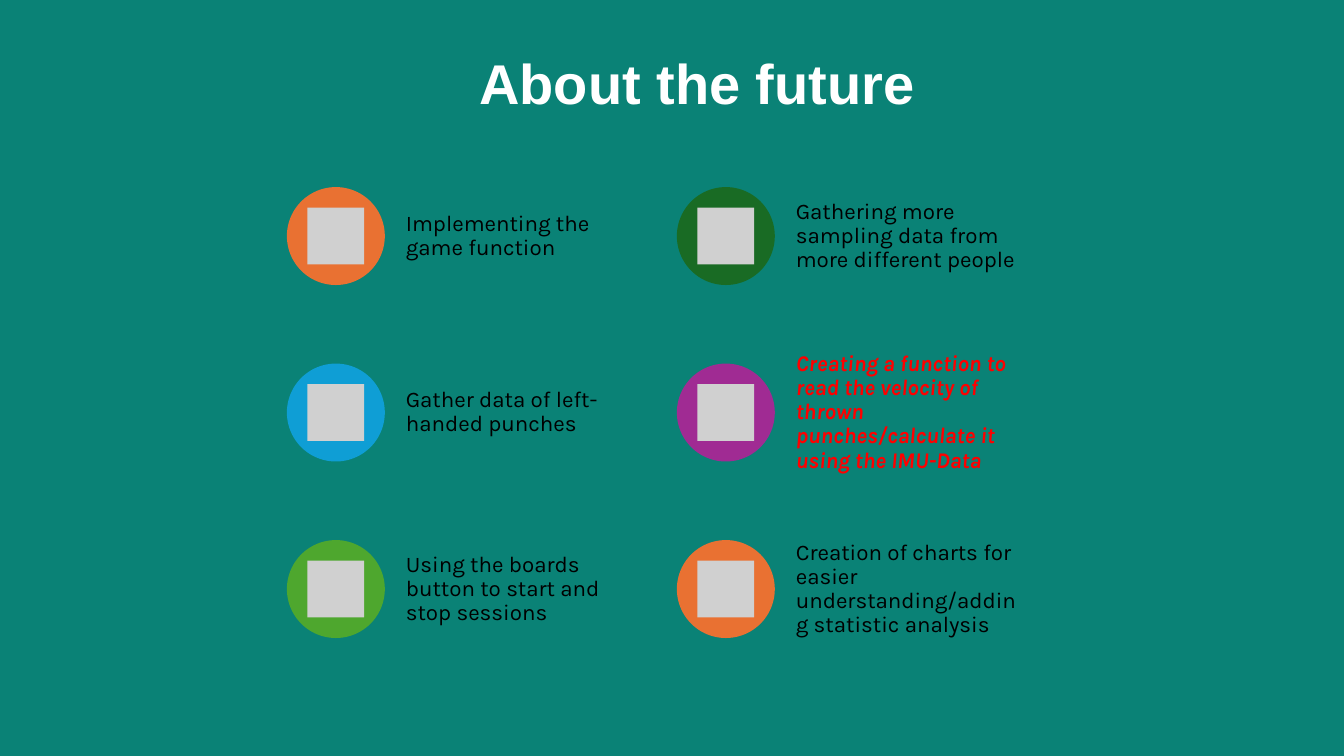
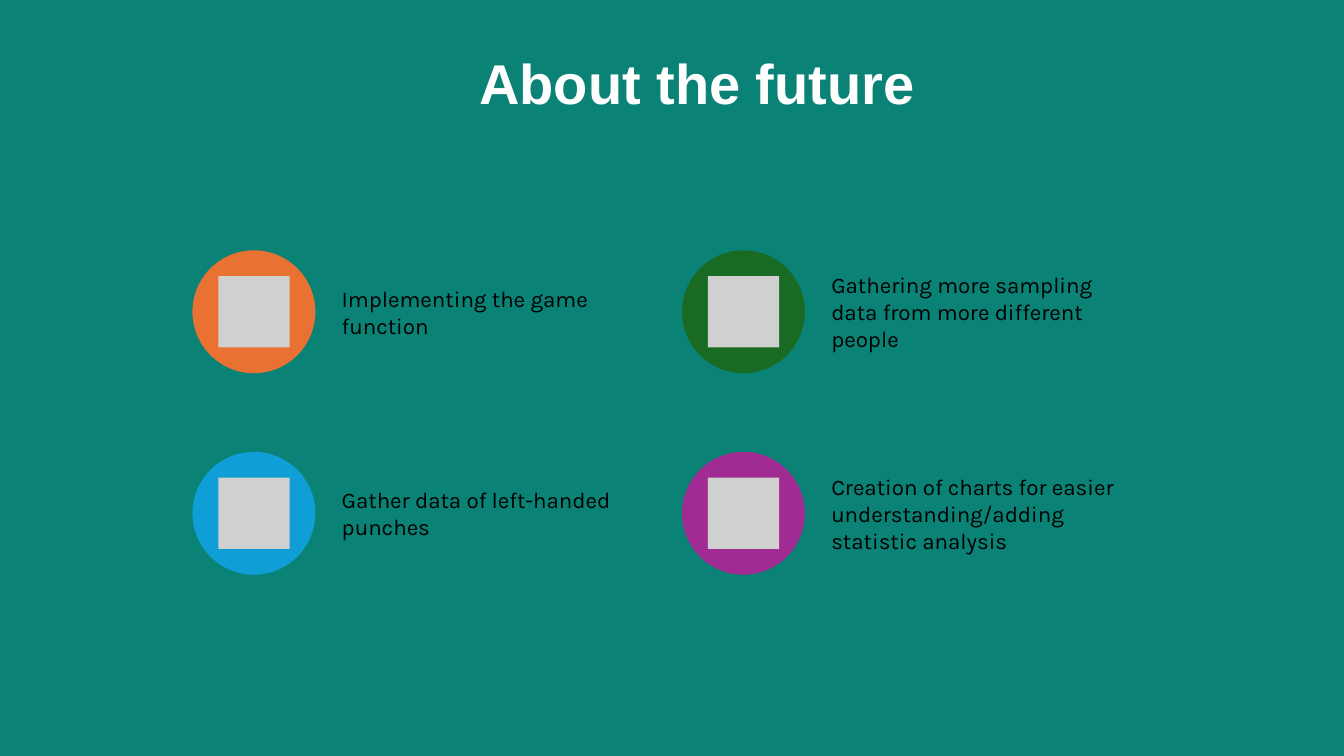
Before and after one commit to e12413440/micropython-hands-on-course, a slide deck: slide 13 of report/Präsentation_final.pptx. Drawn at 1344x756 pixels with LibreOffice and Linux fonts; fonts in the diff are those of the drawing; grey boxes stand for pictures. Boxes give left, top, right and bottom in pixels: in the first picture for what was removed or moved away, otherwise in the second. Text is boxed around its words. In the diff, an @@ line names an element or a change of style, - is before the commit and + after.

Commit message:
presentation changes

```diff
--- a/report/Präsentation_final.pptx
+++ b/report/Präsentation_final.pptx
@@ ellipse: place and size @@
-ellipse at box(287, 188, 385, 285)
+ellipse at box(193, 250, 316, 373)
@@ text "Implementing the game function": place and size @@
-text "Implementing the game function" at box(406, 216, 589, 261)
+text "Implementing the game function" at box(342, 292, 588, 334)
@@ ellipse: place and size @@
-ellipse at box(678, 188, 775, 285)
+ellipse at box(683, 250, 806, 373)
@@ text "Gathering more sampling data from ...": place and size @@
-text "Gathering more sampling data from ..." at box(796, 204, 1015, 272)
+text "Gathering more sampling data from ..." at box(831, 277, 1092, 352)
@@ picture: place and size @@
-picture at box(308, 208, 364, 264)
+picture at box(219, 276, 290, 348)
@@ picture: place and size @@
-picture at box(698, 208, 754, 264)
+picture at box(708, 276, 779, 348)
@@ ellipse: place and size @@
-ellipse at box(287, 364, 385, 462)
+ellipse at box(193, 452, 316, 575)
@@ picture: place and size @@
-picture at box(308, 384, 364, 441)
+picture at box(219, 478, 290, 549)
@@ line spacing 0.9 to 1 in 4 elements at box(342, 292, 588, 334), box(831, 277, 1092, 352), box(831, 479, 1114, 555), box(342, 492, 611, 540) @@
@@ text "Gather data of left-handed punches": place and size @@
-text "Gather data of left-handed punches" at box(406, 391, 598, 436)
+text "Gather data of left-handed punches" at box(342, 492, 611, 540)
@@ ellipse: place and size @@
-ellipse at box(678, 364, 775, 462)
+ellipse at box(683, 452, 806, 575)
@@ picture added at box(708, 478, 779, 549) @@
@@ text "Creation of charts for easier ...": place and size @@
-text "Creation of charts for easier ..." at box(796, 544, 1016, 638)
+text "Creation of charts for easier ..." at box(831, 479, 1114, 555)
@@ group removed at box(287, 355, 1006, 638): 3 pictures, 2 texts, 2 ellipses @@
-Creating a function to read the velocity of thrown punches/calculate it using the IMU-Data
-Using the boards button to start and stop sessions
```
Also in this commit, not shown: 4 other slides changed.
